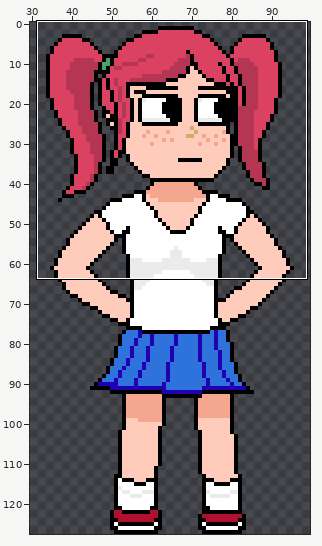
A pixel-art file gets an edit: Assets/Sprites/alice.aseprite. Above: a wide view before the commit, with the close-up outlined.
Close-up. First the earlier version:
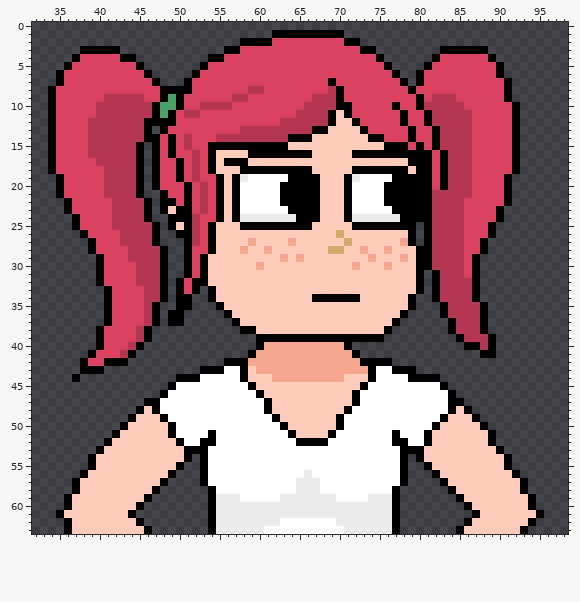
128x128 pixels, 1 frame. Shown: x 32..98, y 0..63. The wide view leaves out empty margins. The commit also changed other parts of the picture, which this record leaves out.
The same view after the edit:
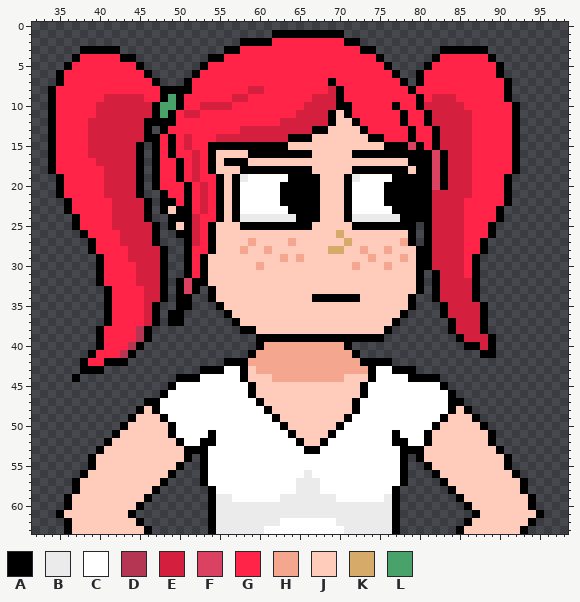
Palette (. is transparent): A #000000  B #ebebeb  C #ffffff  D #b53652  E #d4203e  F #db4161  G #ff2448  H #f5a68e  J #ffcbba  K #d6ab69  L #49a269
What changed:
Layers "hair", "body":
y 2: x 62..70 FFFFFFFFF -> GGGGGGGGG
y 3: x 58..72 FFFFFFFFFFFFFFF -> GGGGGGGGGGGGGGG
y 4: x 38..42 FFFFF -> GGGGG; x 56..74 FFFFFFFFFFFFFFFFFFF -> GGGGGGGGGGGGGGGGGGG; x 83..88 FFFFFF -> GGGGGG
y 5: x 37..44 FFFFFFFF -> GGGGGGGG; x 54..75 FFFFFFFFFFFFFFFFFFFFFF -> GGGGGGGGGGGGGGGGGGGGGG; x 82..89 FFFFFFFF -> GGGGGGGG
y 6: x 36..45 FFFFFFFFFF -> GGGGGGGGGG; x 53..76 FFFFFFFFFFFFFFFFFFFFFFFF -> GGGGGGGGGGGGGGGGGGGGGGGG; x 81..89 FFFFFFFFF -> GGGGGGGGG
y 7: x 36..46 FFFFFFFFFFF -> GGGGGGGGGGG; x 52..68 FFFFFFFFFFFFFFFFF -> GGGGGGGGGGGGGGGGG; x 70..77 FFFFFFFF -> GGGGGGGG; x 81..90 FFFFFFFFFF -> GGGGGGGGGG
y 8: x 35..47 FFFFFFFFFFFFF -> GGGGGGGGGGGGG; x 52..69 FFFFFFFDDFFFFFFFFD -> GGGGGGGEEGGGGGGGGE; x 71..78 FFFFFFFF -> GGGGGGGG; x 80..90 FFFFFFFFFFF -> GGGGGGGGGGG
y 9: x 35..47 FFFFFFDDDDDFF -> GGGGGGEEEEEGG; x 51..69 FFFFFFDDFFFFFFFFDDD -> GGGGGGEEGGGGGGGGEEE; x 71..79 FFFFFFFFF -> GGGGGGGGG; x 81..90 FDDDFFFFFF -> GEEEGGGGGG
y 10: x 35..46 FFFFFDDDDDDD -> GGGGGEEEEEEE; x 51..69 FFDDDDFFFFFFFFFDDDD -> GGEEEEGGGGGGGGGEEEE; x 72..76 FFFFF -> GGGGG; x 78..79 FF -> GG; x 81..91 DDDDDFFFFFF -> EEEEEGGGGGG
y 11: x 35..46 FFFFFDDDDDDD -> GGGGGEEEEEEE; x 50..68 FDDFFFFFFFFFFFFDDDD -> GEEGGGGGGGGGGGGEEEE; x 72..77 FFFFFF -> GGGGGG; x 79..80 FF -> GG; x 82..91 DDDDDFFFFF -> EEEEEGGGGG
y 12: x 35..45 FFFFDDDDDDD -> GGGGEEEEEEE; x 50..68 FFFFFFFFFFFFFDDDDDD -> GGGGGGGGGGGGGEEEEEE; x 73..77 FFFFF -> GGGGG; x 79..80 FF -> GG; x 82..91 DDDDDFFFFF -> EEEEEGGGGG
y 13: x 35..45 FFFFDDDDDDD -> GGGGEEEEEEE; x 49..66 FFFFFFFFFDDDDDDDDD -> GGGGGGGGGEEEEEEEEE; x 74..78 FFFFF -> GGGGG; x 80..81 FF -> GG; x 83..91 DDDDFFFFF -> EEEEGGGGG
y 14: x 35..45 FFFFDDDDDDD -> GGGGEEEEEEE; x 48 F -> G; x 50..63 FDFFFDDDDDDDDD -> GEGGGEEEEEEEEE; x 76..78 FFF -> GGG; x 80..81 FF -> GG; x 83..91 DDDDFFFFF -> EEEEGGGGG
y 15: x 35..44 FFFFDDDDDD -> GGGGEEEEEE; x 48 F -> G; x 50..53 FDFF -> GEGG; x 81 F -> G; x 83..91 DDDDFFFFF -> EEEEGGGGG
y 16: x 35..44 FFFFDDDDDD -> GGGGEEEEEE; x 48 F -> G; x 50..53 FFDF -> GGEG; x 84..91 DDDFFFFF -> EEEGGGGG
y 17: x 35..44 FFFFFDDDDD -> GGGGGEEEEE; x 48..49 FF -> GG; x 51..53 FDF -> GEG; x 84..91 DDDFFFFF -> EEEGGGGG
y 18: x 35..44 FFFFFFDDDD -> GGGGGGEEEE; x 48..49 FF -> GG; x 51..53 FDF -> GEG; x 84..91 DDDFFFFF -> EEEGGGGG
y 19: x 36..44 FFFFFDDDD -> GGGGGEEEE; x 48..49 FF -> GG; x 51..54 FDFF -> GEGG; x 84..90 DDDFFFF -> EEEGGGG
y 20: x 36..44 FFFFFDDDD -> GGGGGEEEE; x 48..50 FFF -> GGG; x 52..54 FDF -> GEG; x 84..90 DDDFFFF -> EEEGGGG
y 21: x 36..44 FFFFFDDDD -> GGGGGEEEE; x 49..50 FF -> GG; x 52..54 FDF -> GEG; x 82..90 DDDDDFFFF -> EEEEEGGGG
y 22: x 37..45 FFFFFDDDD -> GGGGGEEEE; x 50 F -> G; x 52..54 FDF -> GEG; x 82..90 DDDDFFFFF -> EEEEGGGGG
y 23: x 37..45 FFFFFDDDD -> GGGGGEEEE; x 52..54 FDF -> GEG; x 82..89 DDDDFFFF -> EEEEGGGG
y 24: x 38..45 FFFFDDDD -> GGGGEEEE; x 52..54 DFF -> EGG; x 82..89 DDDDFFFF -> EEEEGGGG
y 25: x 38..46 FFFFDDDDD -> GGGGEEEEE; x 52..53 DF -> EG; x 82..88 DDDDFFF -> EEEEGGG
y 26: x 39..46 FFFFDDDD -> GGGGEEEE; x 52..53 DF -> EG; x 82..88 DDDDFFF -> EEEEGGG
y 27: x 40..46 FFFDDDD -> GGGEEEE; x 52..53 DF -> EG; x 82..87 DDDDFF -> EEEEGG
y 28: x 40..47 FFFFDDDD -> GGGGEEEE; x 52..53 FF -> GG; x 82..87 DDDDFF -> EEEEGG
y 29: x 41..47 FFFDDDD -> GGGEEEE; x 52 F -> G; x 82..86 DDDDF -> EEEEG
y 30: x 41..47 FFFFDDD -> GGGGEEE; x 52 F -> G; x 82..86 DDDDF -> EEEEG
y 31: x 41..47 FFFFDDD -> GGGGEEE; x 52 F -> G; x 83..86 DDDF -> EEEG
y 32: x 41..47 FFFFDDD -> GGGGEEE; x 83..86 DDDD -> EEEE
y 33..34: x 42..47 FFFFDD -> GGGGEE; x 83..86 DDDD -> EEEE
y 35..36: x 42..46 FFFFD -> GGGGE; x 84..87 DDDD -> EEEE
y 37: x 42..46 FFFFD -> GGGGE; x 85..87 DDD -> EEE
y 38: x 41..44 FFFF -> GGGG; x 85..87 DDD -> EEE
y 39: x 41..44 FFFF -> GGGG; x 86..88 DDD -> EEE
y 40: x 41..43 FFF -> GGG; x 88 D -> E
y 41: x 40..42 FFF -> GGG
y 42: x 39..40 FF -> GG
y 46: x 59..60 CA -> AJ; x 72..73 AC -> JA
y 47: x 60..61 CA -> AJ
y 48: x 71..72 AC -> JA
y 49: x 70..71 AC -> JA
y 52: x 66..67 AA -> JJ
y 53: x 66..67 CC -> AA
y 59: x 57 B -> C; x 74..75 BB -> CC
Changed places in both close-ups, as pixel boxes (x1, y1, x2, y2):
changed: (56, 38, 512, 366)
changed: (248, 390, 272, 406)
changed: (304, 390, 368, 454)
changed: (232, 494, 240, 502)
changed: (368, 494, 384, 502)
